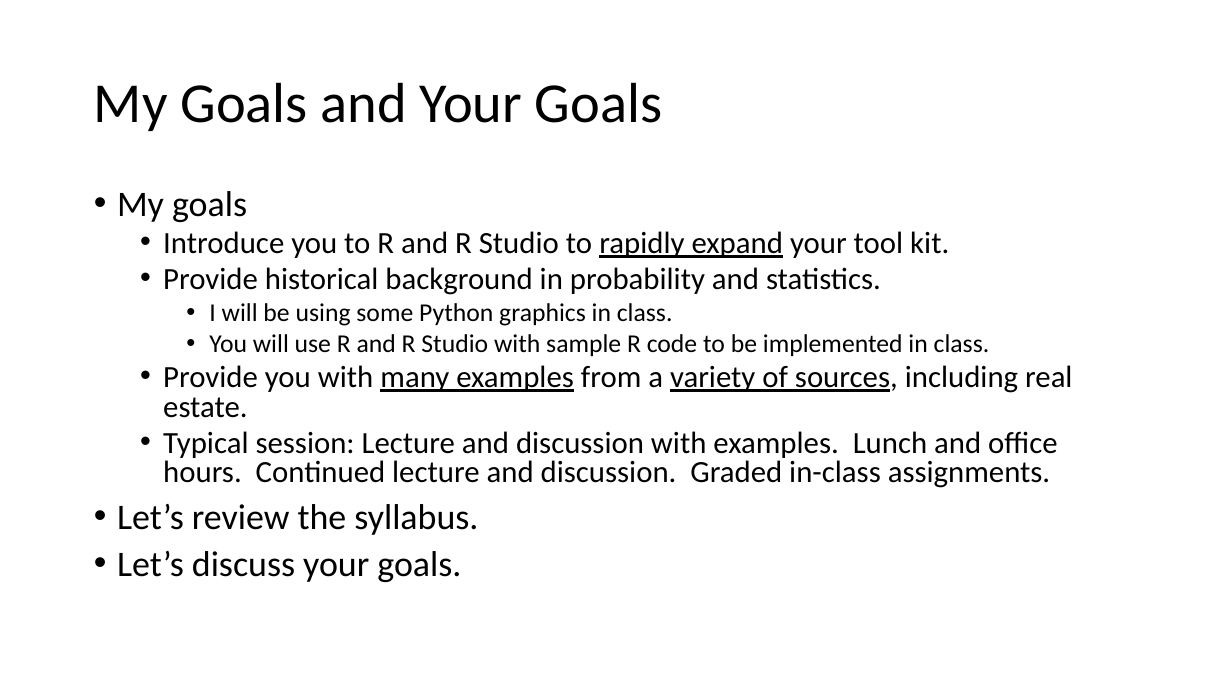
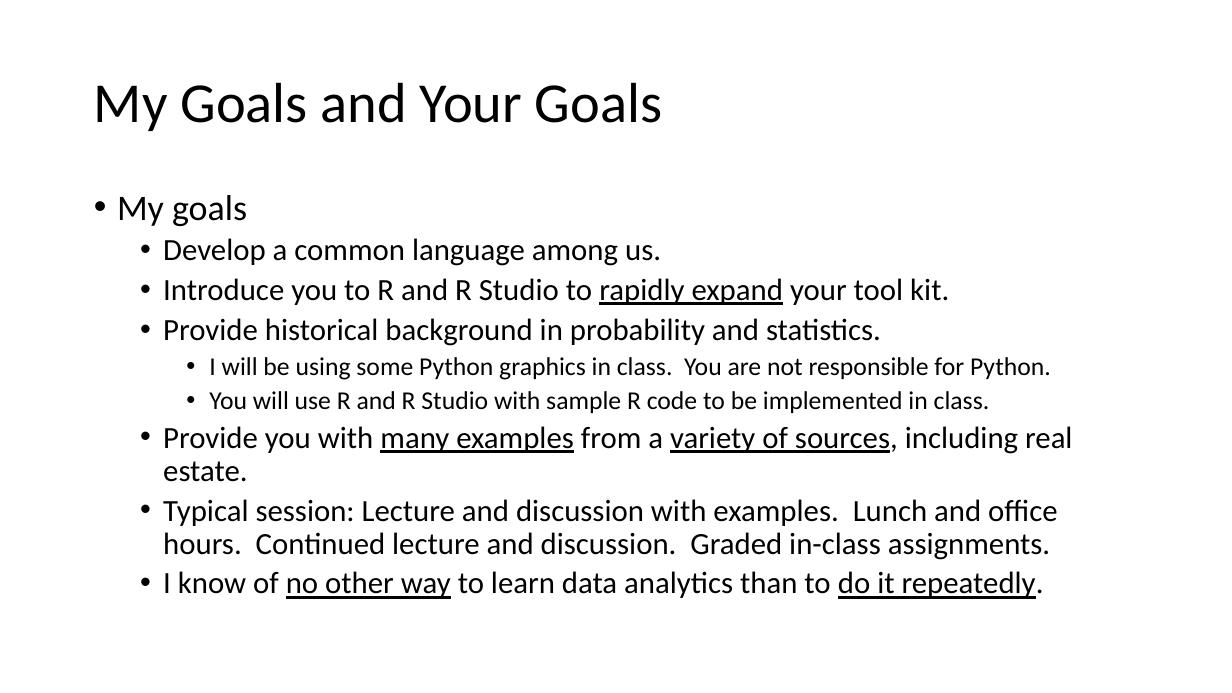
Before and after one commit to thsavage/Code-Shards, a slide deck: slide 3 of Session 1.pptx. Drawn at 1232x693 pixels with LibreOffice and Linux fonts; fonts in the diff are those of the drawing. Boxes give left, top, right and bottom in pixels: in the first picture for what was removed or moved away, otherwise in the second. Text is boxed around its words. In the diff, an @@ line names an element or a change of style, - is before the commit and + after.

```diff
--- a/Session 1.pptx
+++ b/Session 1.pptx
@@ text at (117,195,1072,560): line spacing 0.8 to 0.9 @@
@@ text at (163,238,661,266): paragraph added @@
+  • Develop a common language among us.
@@ text at (209,357,1051,380): text changed @@
-    • I will be using some Python graphics in class.
+    • I will be using some Python graphics in class. You are not responsible for Python.
@@ text at (163,571,1044,599): text changed; size 28 to 24 pt @@
-• Let’s review the syllabus.
-• Let’s discuss your goals.
+  • I know of no other way to learn data analytics than to do it repeatedly.
```
Also in this commit, not shown: 10 other slides changed, 7 slides added, 1 other file.
